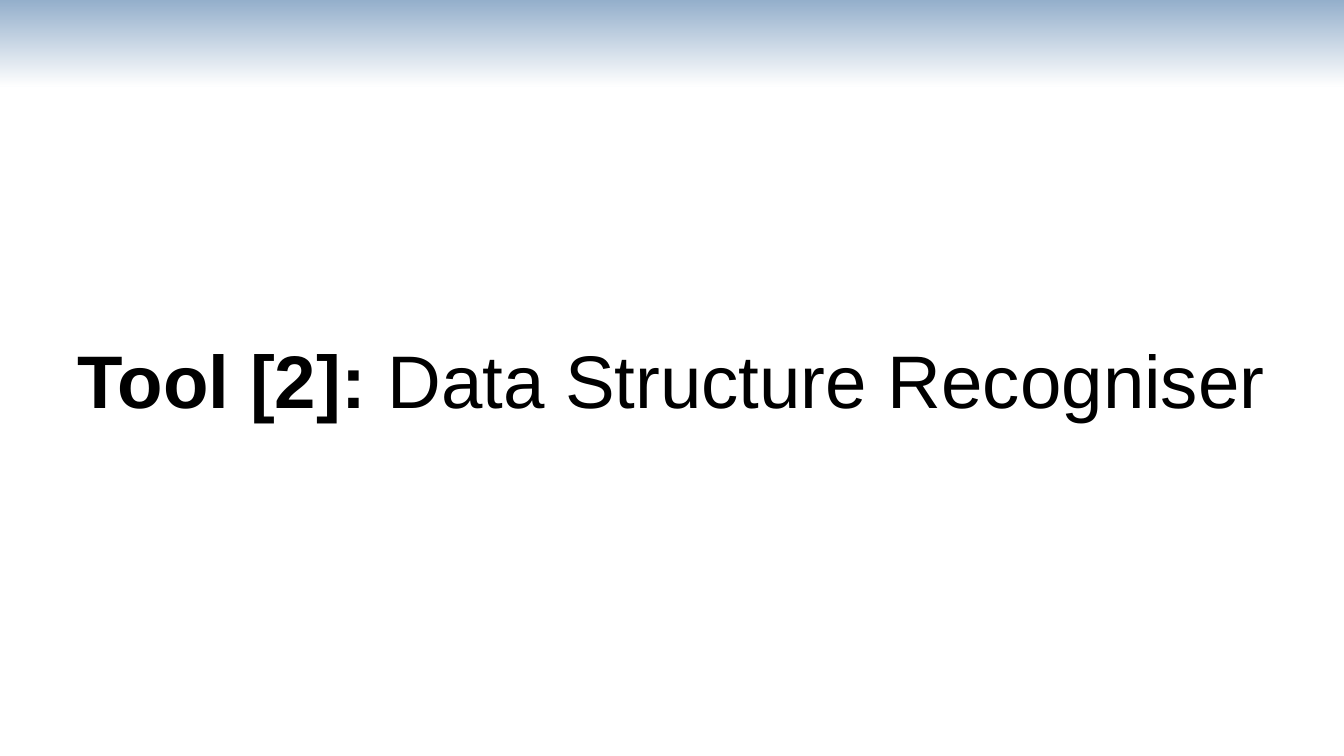
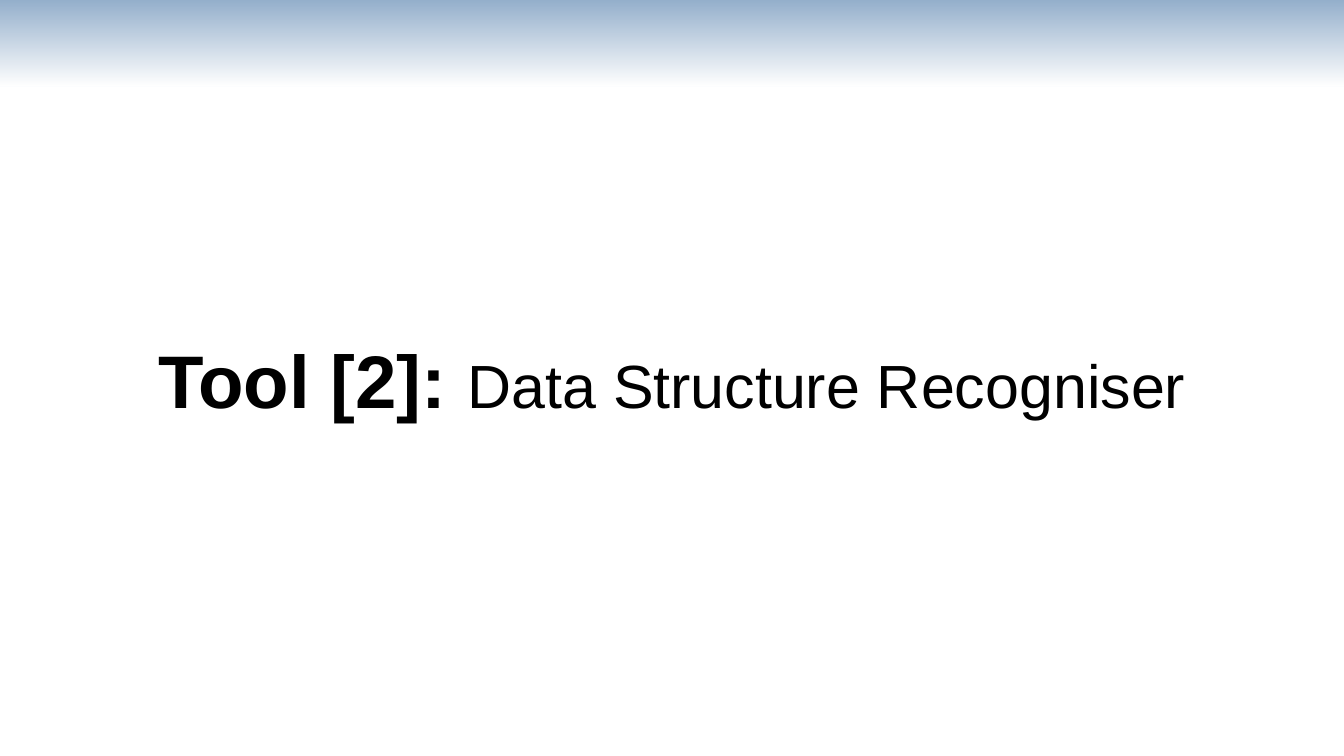
Before and after one commit to av-maramzin/DCP, a slide deck: slide 10 of doc/first_year_review/presentation.odp. Drawn at 1344x756 pixels with LibreOffice and Linux fonts; fonts in the diff are those of the drawing. Boxes give left, top, right and bottom in pixels: in the first picture for what was removed or moved away, otherwise in the second. Text is boxed around its words. In the diff, an @@ line names an element or a change of style, - is before the commit and + after.

```diff
--- a/doc/first_year_review/presentation.odp
+++ b/doc/first_year_review/presentation.odp
@@ title "Tool [2]: Data Structure Recogniser" at (158, 354, 1185, 422): size 44 to 36 pt in "Data Structure Recogniser" @@
```
Also in this commit, not shown: 10 other slides changed, 5 slides added, 6 slides removed, 2 other files.
